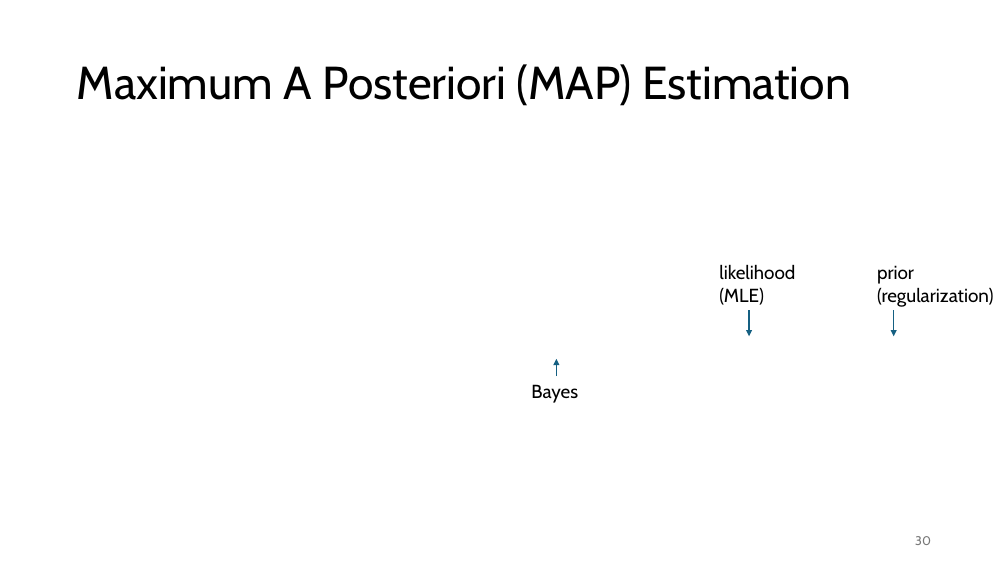
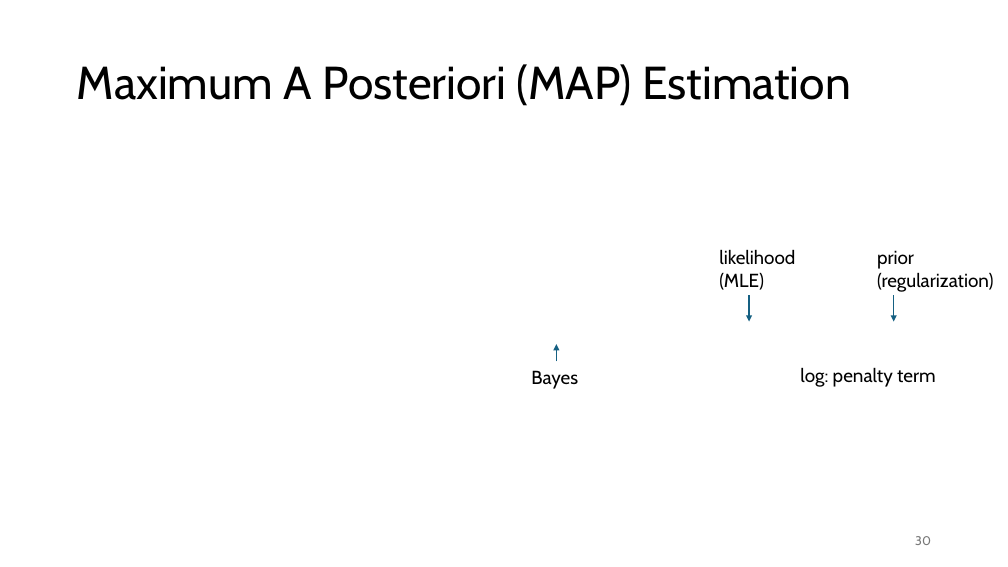
Before and after one commit to FelixWick/data_science, a slide deck: slide 30 of slides/4_parameter_estimation.pptx. Drawn at 1008x567 pixels with LibreOffice and Linux fonts; fonts in the diff are those of the drawing; grey boxes stand for pictures. Boxes give left, top, right and bottom in pixels: in the first picture for what was removed or moved away, otherwise in the second. Text is boxed around its words. In the diff, an @@ line names an element or a change of style, - is before the commit and + after.

```diff
--- a/slides/4_parameter_estimation.pptx
+++ b/slides/4_parameter_estimation.pptx
@@ 3 texts, 3 arrows: place and size @@
-3 texts, 3 arrows at bbox=[531, 264, 993, 403]
+3 texts, 3 arrows at bbox=[531, 249, 993, 389]
@@ text added at bbox=[800, 367, 936, 387], 18 pt, text #000000 @@
+log: penalty term
```
Also in this commit, not shown: 2 other slides changed, 7 slides added, 2 slides removed, 1 other file.
